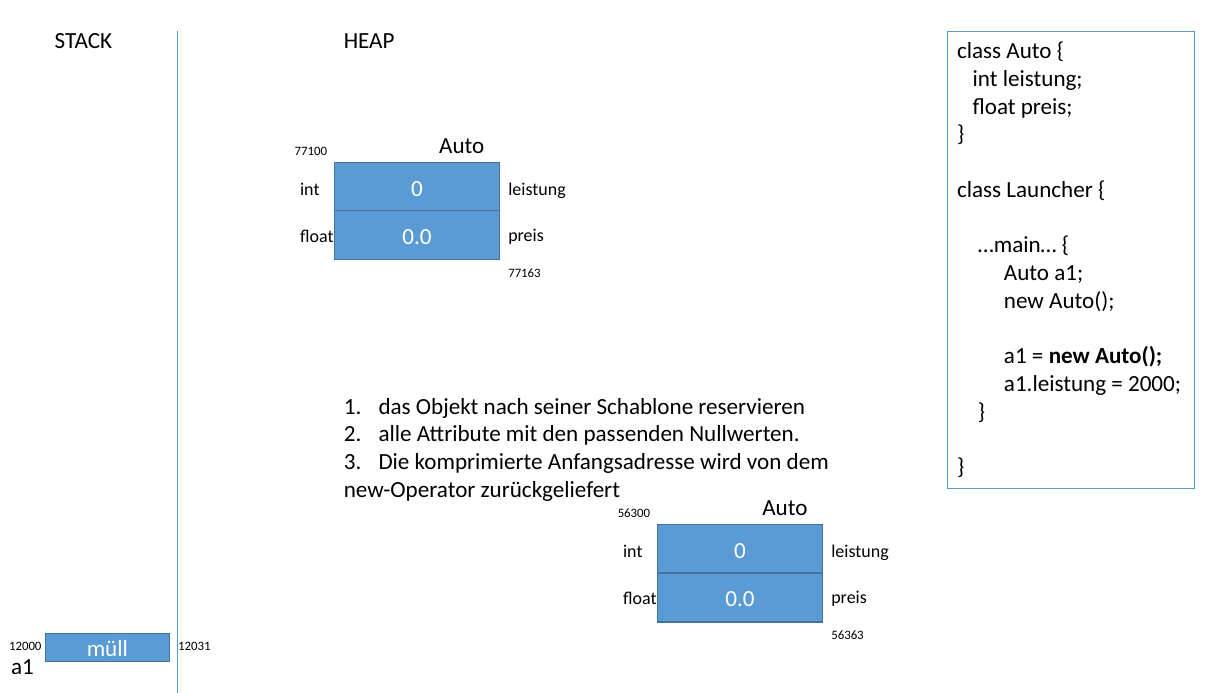
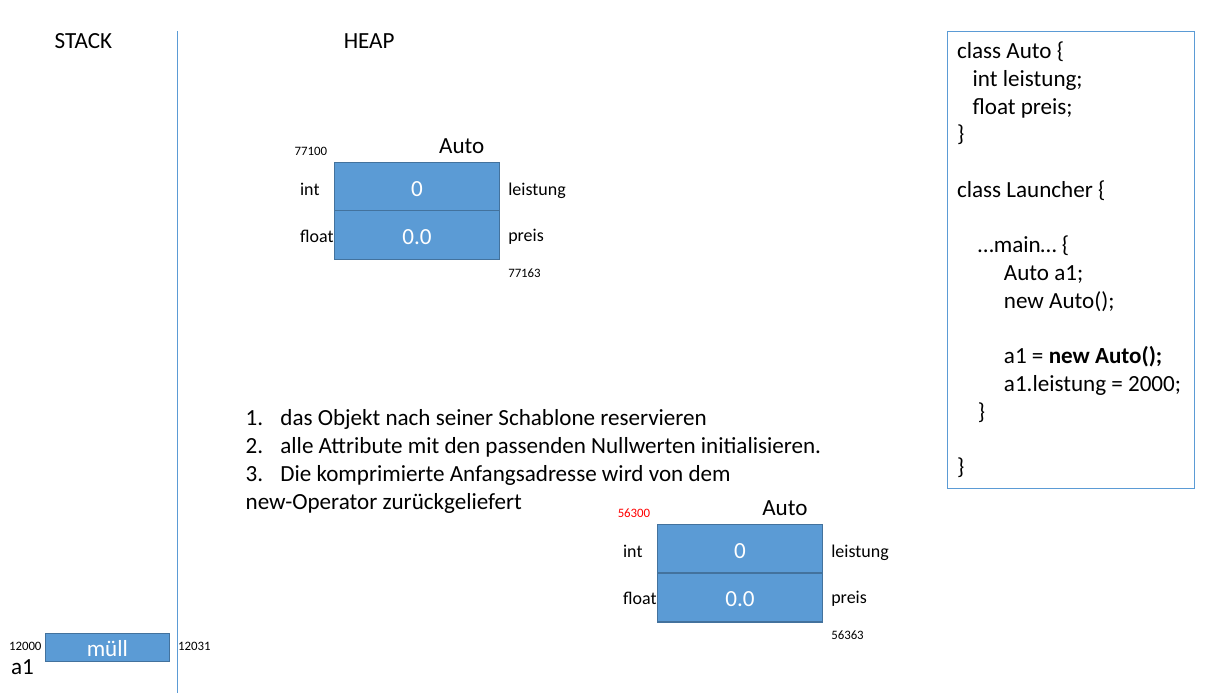
Before and after one commit to ccjavadozent/oca_162982, a slide deck: slide 4 of Diagramme/Klassen Objekte Referenzen.pptx. Drawn at 1232x693 pixels with LibreOffice and Linux fonts; fonts in the diff are those of the drawing. Boxes give left, top, right and bottom in pixels: in the first picture for what was removed or moved away, otherwise in the second. Text is boxed around its words. In the diff, an @@ line names an element or a change of style, - is before the commit and + after.

Commit message:
update

```diff
--- a/Diagramme/Klassen Objekte Referenzen.pptx
+++ b/Diagramme/Klassen Objekte Referenzen.pptx
@@ text "das Objekt nach seiner Schablone ...": place and size @@
-text "das Objekt nach seiner Schablone ..." at (344, 398, 829, 501)
+text "das Objekt nach seiner Schablone ..." at (246, 409, 821, 513)
@@ text at (280, 437, 821, 457): text changed @@
-2. alle Attribute mit den passenden Nullwerten.
+2. alle Attribute mit den passenden Nullwerten initialisieren.
@@ text "56300" at (618, 508, 650, 517): text colour #000000 to #FF0000 @@
```
Also in this commit, not shown: 2 other slides changed.
